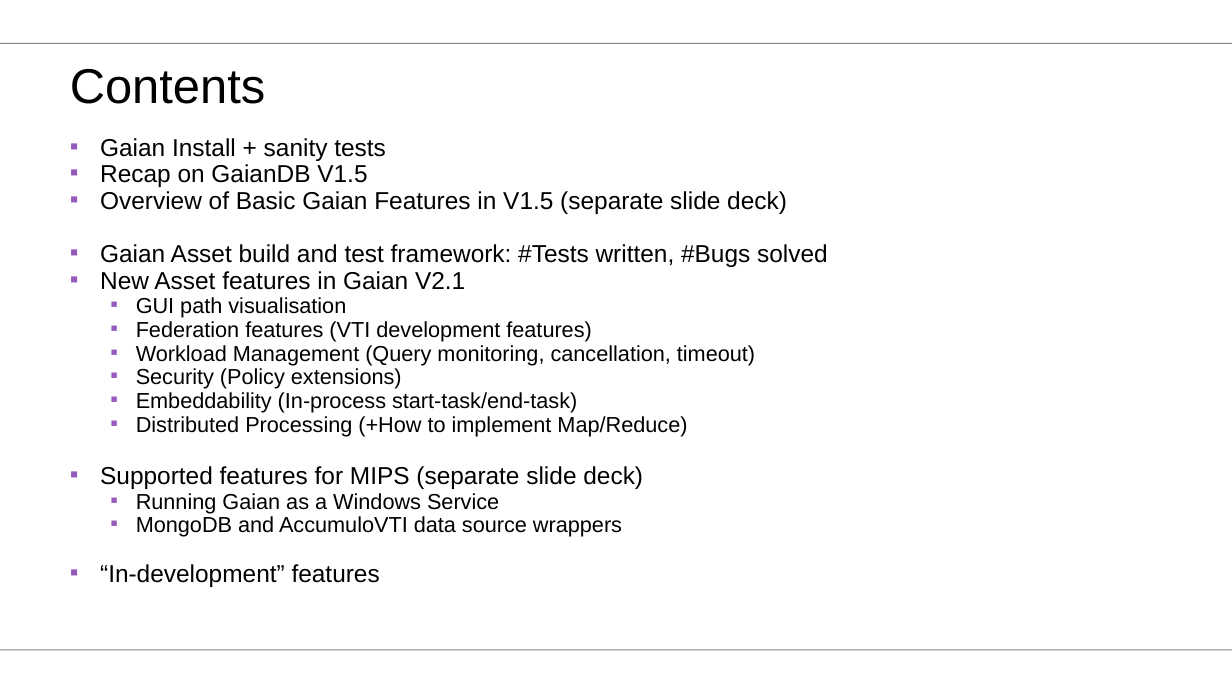
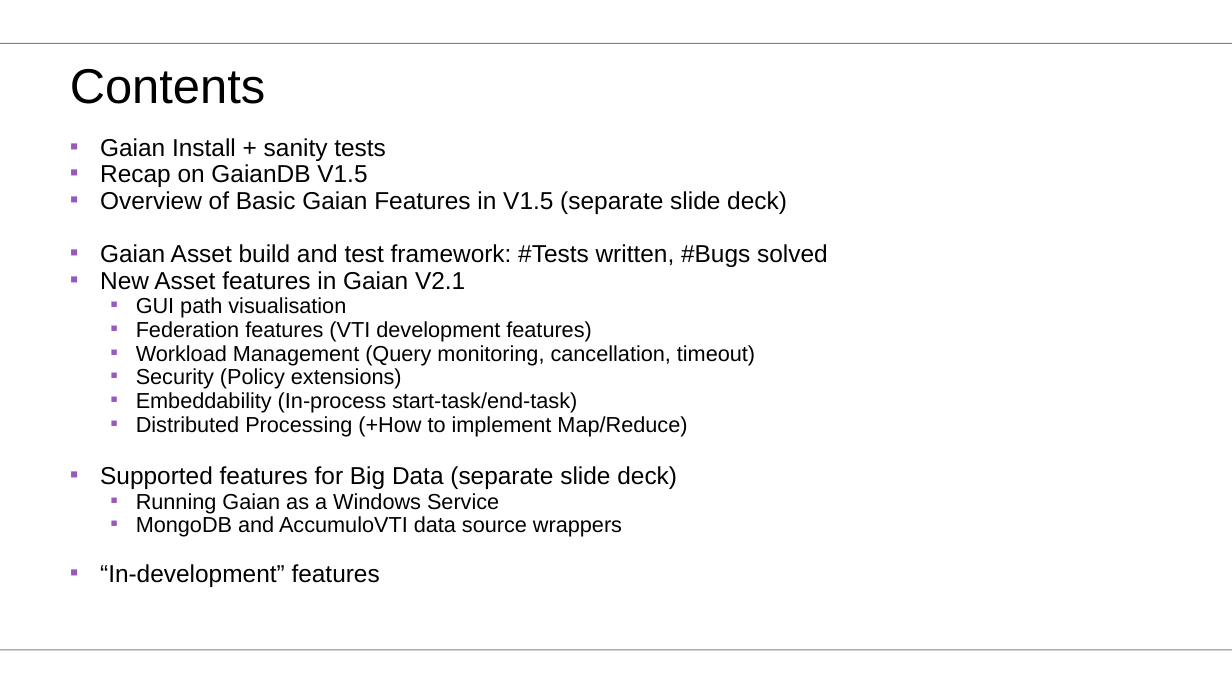
Before and after one commit to gaiandb/gaiandb, a slide deck: slide 2 of doc/Training/Gaian Asset Training Day - Main Slides.ppt. Drawn at 1232x693 pixels with LibreOffice and Linux fonts; fonts in the diff are those of the drawing; background and template pictures are left out. Boxes give left, top, right and bottom in pixels: in the first picture for what was removed or moved away, otherwise in the second. Text is boxed around its words. In the diff, an @@ line names an element or a change of style, - is before the commit and + after.

```diff
--- a/doc/Training/Gaian Asset Training Day - Main Slides.ppt
+++ b/doc/Training/Gaian Asset Training Day - Main Slides.ppt
@@ text at (x1=100, y1=466, x2=677, y2=489): text changed @@
-▪ Supported features for MIPS (separate slide deck)
+▪ Supported features for Big Data (separate slide deck)
```
Also in this commit, not shown: 2 other slides changed, 3 other files.
